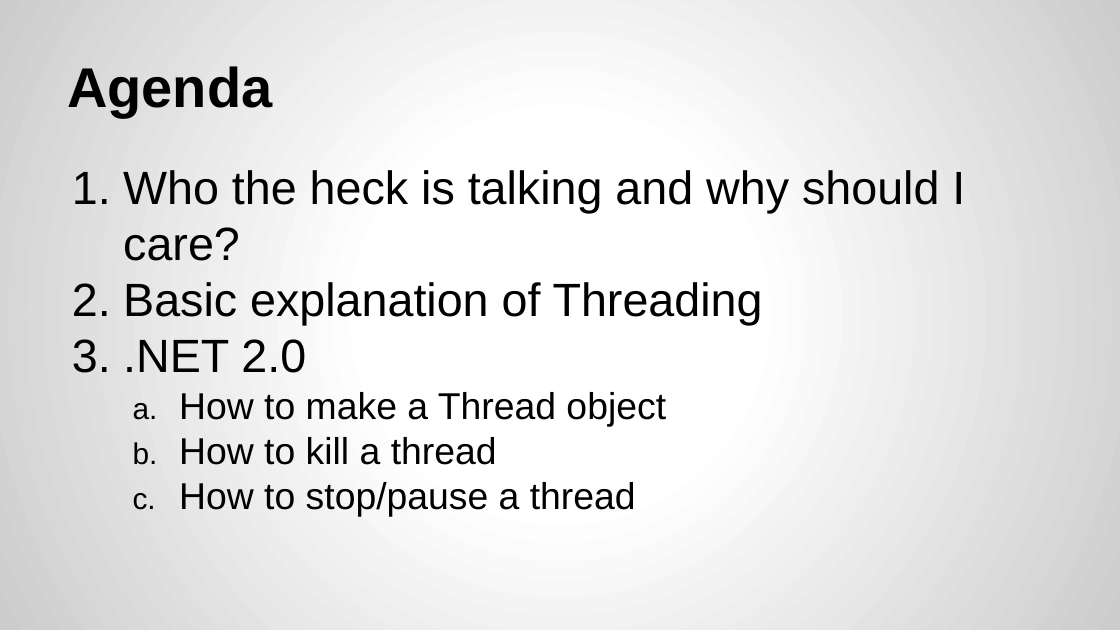
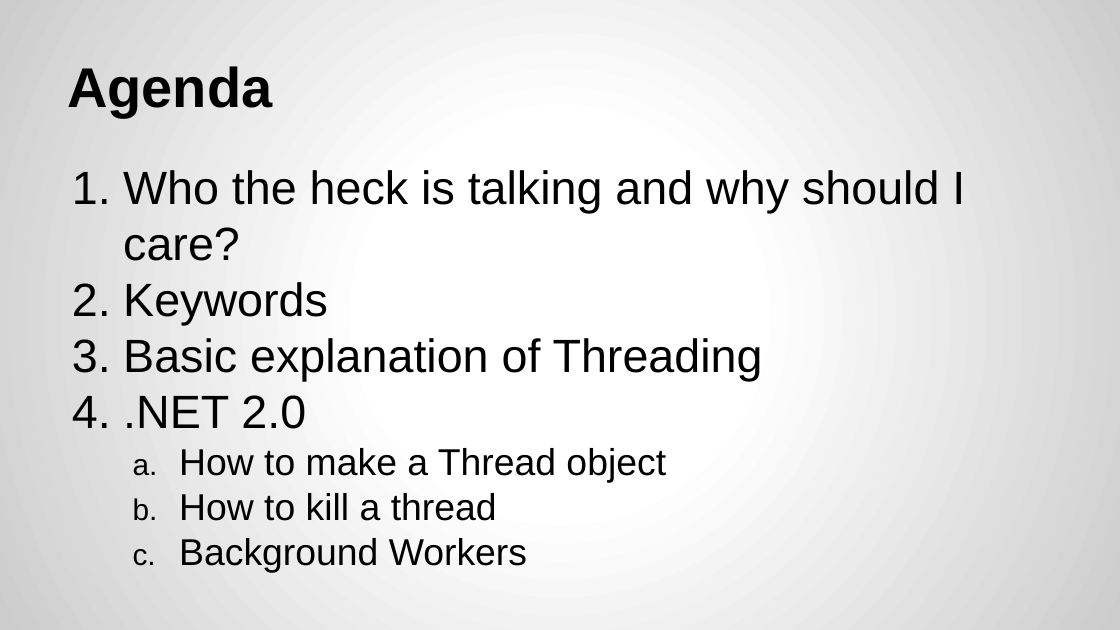
Before and after one commit to CSharpDevConnect/CSharpThreading01, a slide deck: slide 2 of C# Threading.pptx. Drawn at 1120x630 pixels with LibreOffice and Linux fonts; fonts in the diff are those of the drawing. Boxes give left, top, right and bottom in pixels: in the first picture for what was removed or moved away, otherwise in the second. Text is boxed around its words. In the diff, an @@ line names an element or a change of style, - is before the commit and + after.

```diff
--- a/C# Threading.pptx
+++ b/C# Threading.pptx
@@ text at <box>123,282,328,326</box>: paragraph added @@
+2. Keywords
@@ text at <box>179,538,527,572</box>: text changed @@
-  c. How to stop/pause a thread
+  c. Background Workers
```
Also in this commit, not shown: 6 other slides changed, 7 slides added, 2 slides removed, 2 other files.
